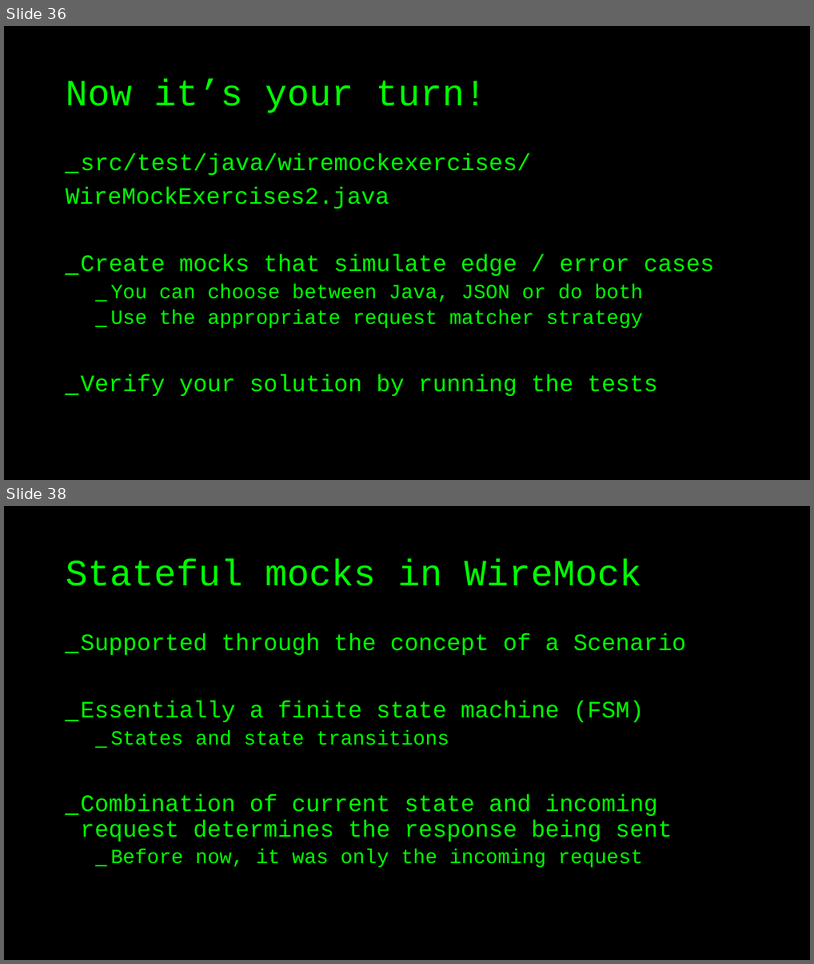
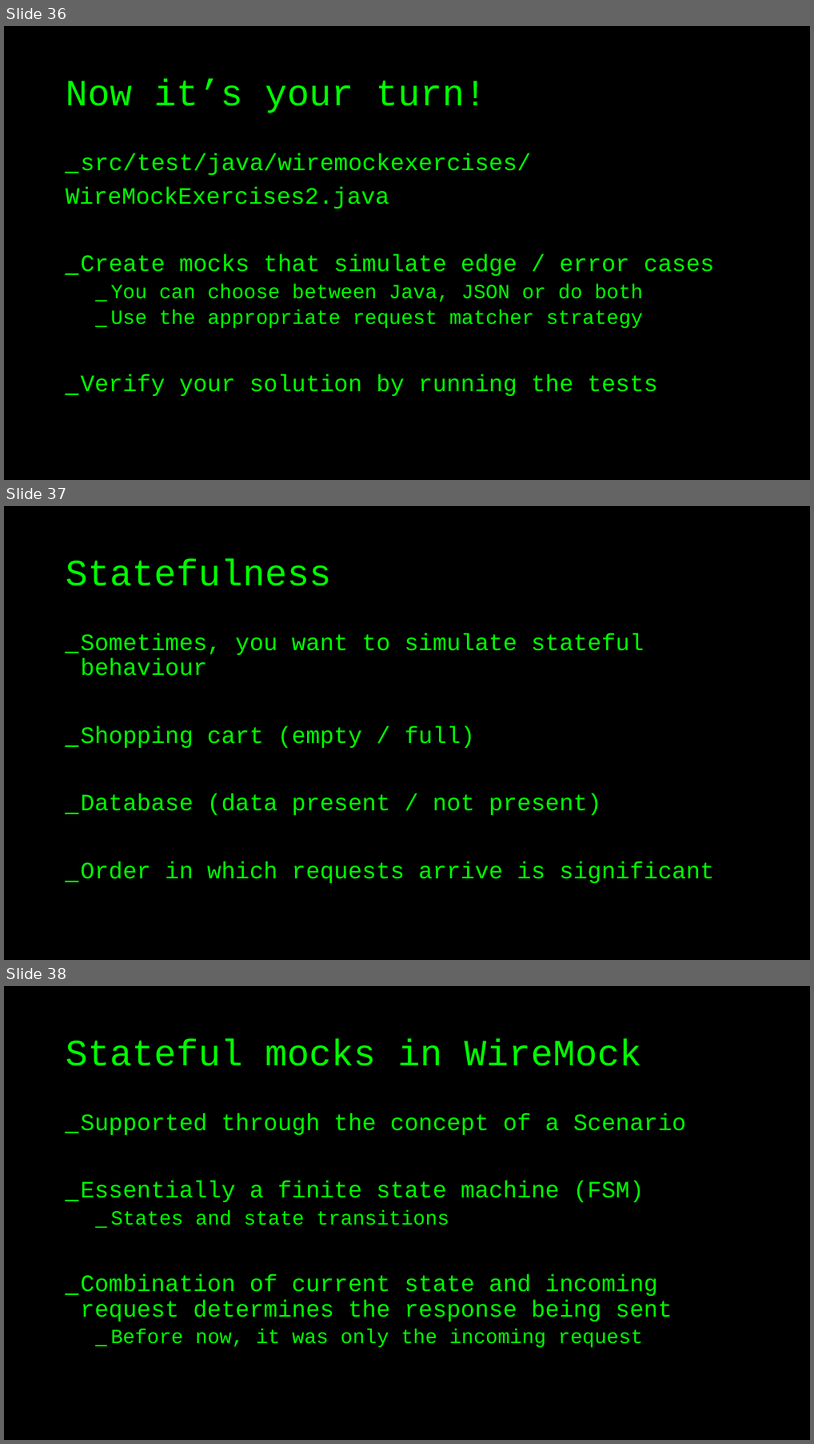
Before and after one commit to basdijkstra/wiremock-workshop, a slide deck: wiremock_workshop.pptx. Shown one above the other, each under a label of ours: slides 36 and 38 before the commit, slides 36, 37 and 38 after it; the slides between them are not shown. The pictures are 814x964 and 814x1444 pixels, drawn with LibreOffice and Linux fonts; fonts in the diff are those of the drawing. Boxes give left, top, right and bottom in pixels: in the first picture for what was removed or moved away, otherwise in the second. Text is boxed around its words. In the diff, an @@ line names an element or a change of style, - is before the commit and + after.

```diff
--- a/wiremock_workshop.pptx
+++ b/wiremock_workshop.pptx
@@ slide 37 added at box(4, 506, 810, 960), background #000000 @@
@@ title added at box(66, 560, 332, 586), 44 pt, text #00FF00 @@
+Statefulness
@@ text added at box(81, 633, 715, 883), 28 pt, text #00FF00 @@
+_ Sometimes, you want to simulate stateful behaviour
+_ Shopping cart (empty / full)
+_ Database (data present / not present)
+_ Order in which requests arrive is significant
```
Also in this commit, not shown: 2 slides changed, 1 other slide added, 1 slide removed, 13 other files.
